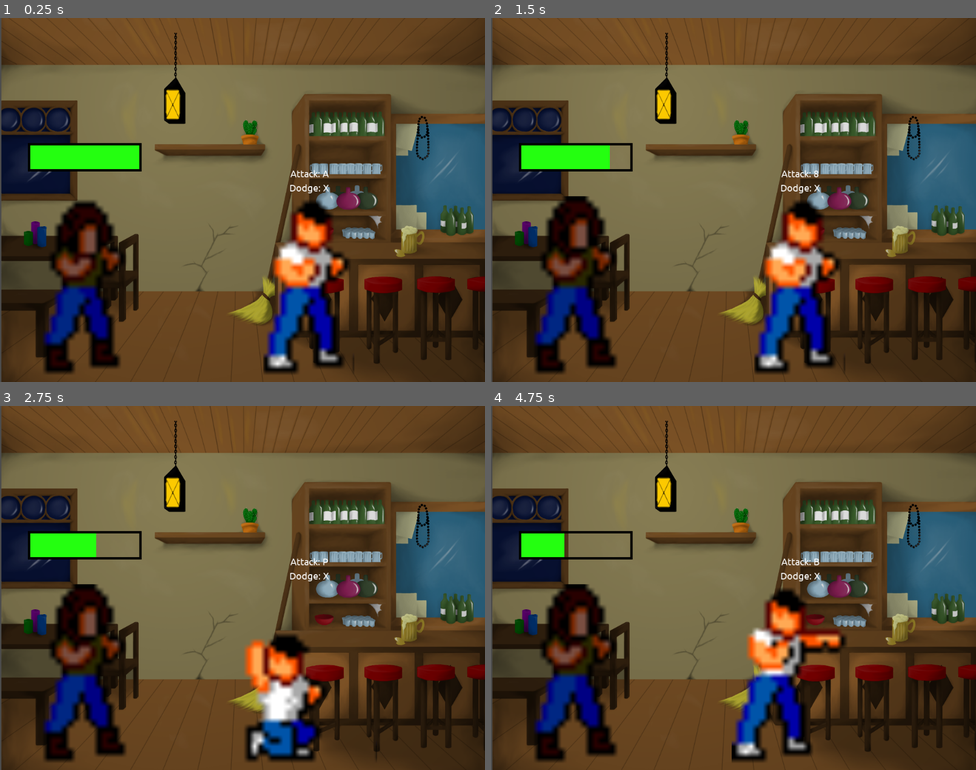
Above: before the commit, frames 1-4 (two rows, left to right).
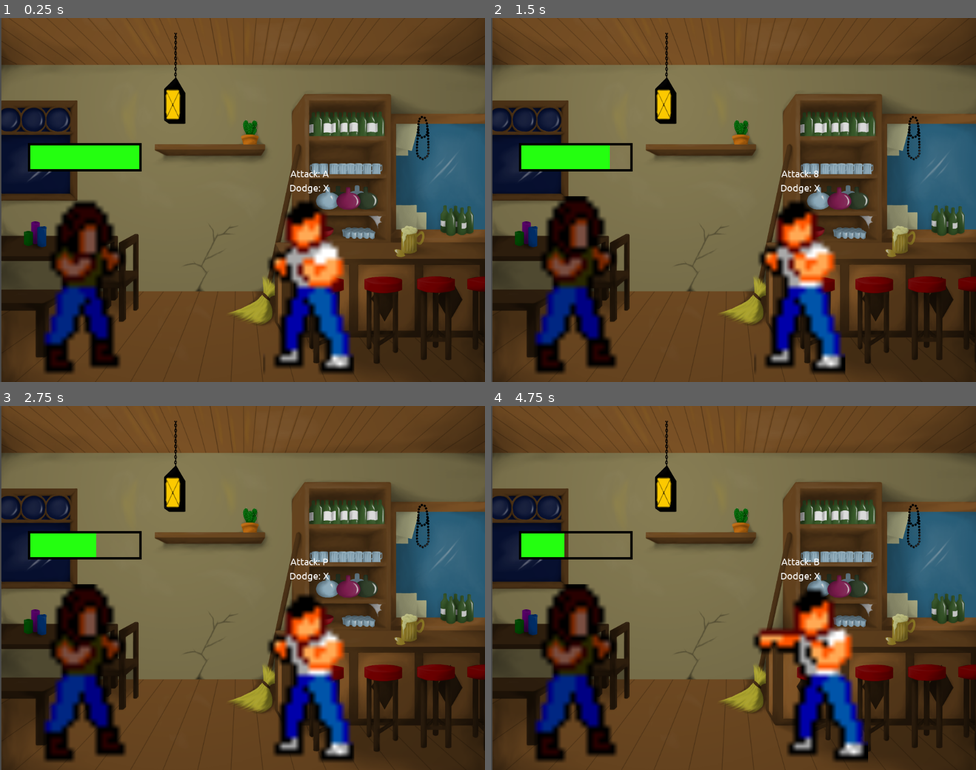
Above: after the commit, the same moments.

Repository: Dahl99/IMT2581_GroupJam
Game: Godot game, scene res://source/game_manager/game_manager.tscn
Two runs of this game, one before a commit and one after it. Both use one fixed random seed, a clock stepped at 60 frames per second and the inputs below.
Inputs:
- Up to frame 1 (0.25 s): no input
- Up to frame 2 (1.5 s): tap 8 (8) at 0.6 s; tap A (A) at 0.8, 1.35 s
- Up to frame 3 (2.75 s): tap 8 (8) at 1.55, 2.1 s; tap A (A) at 2.3 s
- Up to frame 4 (4.75 s): tap A (A) at 2.85, 3.8 s; tap 8 (8) at 3.05, 4.55 s; tap B (B) at 3.6 s; tap P (P) at 4.35 s

The runs differ from the first frame. In frame 1, 5.6% of the frame differs, in the area x 54-73%, y 50-98%; in frame 2, 5.7%; in frame 3, 7.2%; in frame 4, 8.5%, in the area x 49-78%, y 50-98%.

Commit message:
Improved player animation

Diff:
--- a/source/player/player.gd
+++ b/source/player/player.gd
@@ -8,6 +8,7 @@
 
 onready var _timer_attack = $TimerAttack
 onready var _timer_dodge = $TimerDodge
+onready var _timer_hurt = $TimerHurt
 
 const _attack_text = "Attack: "
 const _dodge_text = "Dodge: "
@@ -65,6 +66,8 @@
 		$Animation.play("die")
 	else:
 		$Animation.play("hurt")
+		_timer_hurt.start()
+
 
 # Gets a randomly chosen new key
 # that's not equal to previously used key
@@ -85,3 +88,6 @@
 
 func _on_TimerDodge_timeout():
 	$Animation.play("idle")
+
+func _on_TimerHurt_timeout():
+	$Animation.play("idle")
--- a/source/player/player.tscn
+++ b/source/player/player.tscn
@@ -9,31 +9,46 @@
 [ext_resource path="res://assets/player/Renegade_Hurt.png" type="Texture" id=7]
 [ext_resource path="res://assets/fonts/Ubuntu-Regular.ttf" type="DynamicFontData" id=8]
 
-[sub_resource type="AtlasTexture" id=2]
+[sub_resource type="AtlasTexture" id=7]
+flags = 4
+atlas = ExtResource( 1 )
+region = Rect2( 0, 0, 16, 32 )
+
+[sub_resource type="AtlasTexture" id=8]
 flags = 4
 atlas = ExtResource( 1 )
 region = Rect2( 16, 0, 16, 32 )
 
-[sub_resource type="AtlasTexture" id=3]
+[sub_resource type="AtlasTexture" id=9]
 flags = 4
 atlas = ExtResource( 1 )
 region = Rect2( 32, 0, 16, 32 )
 
-[sub_resource type="AtlasTexture" id=4]
+[sub_resource type="AtlasTexture" id=10]
 flags = 4
 atlas = ExtResource( 1 )
 region = Rect2( 48, 0, 16, 32 )
 
-[sub_resource type="AtlasTexture" id=5]
+[sub_resource type="AtlasTexture" id=11]
 flags = 4
 atlas = ExtResource( 6 )
 region = Rect2( 0, 0, 24, 32 )
 
-[sub_resource type="SpriteFrames" id=6]
+[sub_resource type="AtlasTexture" id=12]
+flags = 4
+atlas = ExtResource( 6 )
+region = Rect2( 24, 0, 24, 32 )
+
+[sub_resource type="SpriteFrames" id=5]
 animations = [ {
-"frames": [ SubResource( 2 ), SubResource( 3 ), SubResource( 4 ), SubResource( 5 ) ],
+"frames": [ SubResource( 7 ), SubResource( 8 ), SubResource( 9 ), SubResource( 10 ) ],
 "loop": true,
 "name": "idle",
+"speed": 5.0
+}, {
+"frames": [ SubResource( 11 ), SubResource( 12 ) ],
+"loop": true,
+"name": "dodge",
 "speed": 5.0
 }, {
 "frames": [ ExtResource( 4 ), ExtResource( 3 ) ],
@@ -46,18 +61,13 @@
 "name": "die",
 "speed": 5.0
 }, {
-"frames": [ null, null ],
-"loop": true,
-"name": "dodge",
-"speed": 5.0
-}, {
 "frames": [ ExtResource( 7 ) ],
 "loop": true,
 "name": "hurt",
 "speed": 5.0
 } ]
 
-[sub_resource type="DynamicFont" id=7]
+[sub_resource type="DynamicFont" id=6]
 size = 20
 font_data = ExtResource( 8 )
 
@@ -66,17 +76,17 @@
 
 [node name="Animation" type="AnimatedSprite" parent="."]
 scale = Vector2( 12, 12 )
-frames = SubResource( 6 )
+frames = SubResource( 5 )
 animation = "idle"
-frame = 3
 playing = true
+flip_h = true
 
 [node name="LabelAttack" type="Label" parent="."]
 margin_left = -39.335
 margin_top = -251.065
 margin_right = 41.665
 margin_bottom = -227.065
-custom_fonts/font = SubResource( 7 )
+custom_fonts/font = SubResource( 6 )
 text = "Attack: X"
 __meta__ = {
 "_edit_use_anchors_": false
@@ -100,5 +110,10 @@
 [node name="TimerDodge" type="Timer" parent="."]
 wait_time = 0.5
 one_shot = true
+
+[node name="TimerHurt" type="Timer" parent="."]
+wait_time = 0.5
+one_shot = true
 [connection signal="timeout" from="TimerAttack" to="." method="_on_TimerAttack_timeout"]
 [connection signal="timeout" from="TimerDodge" to="." method="_on_TimerDodge_timeout"]
+[connection signal="timeout" from="TimerHurt" to="." method="_on_TimerHurt_timeout"]
Not shown: 2 places in source/player/player.tscn that only renumber resources
